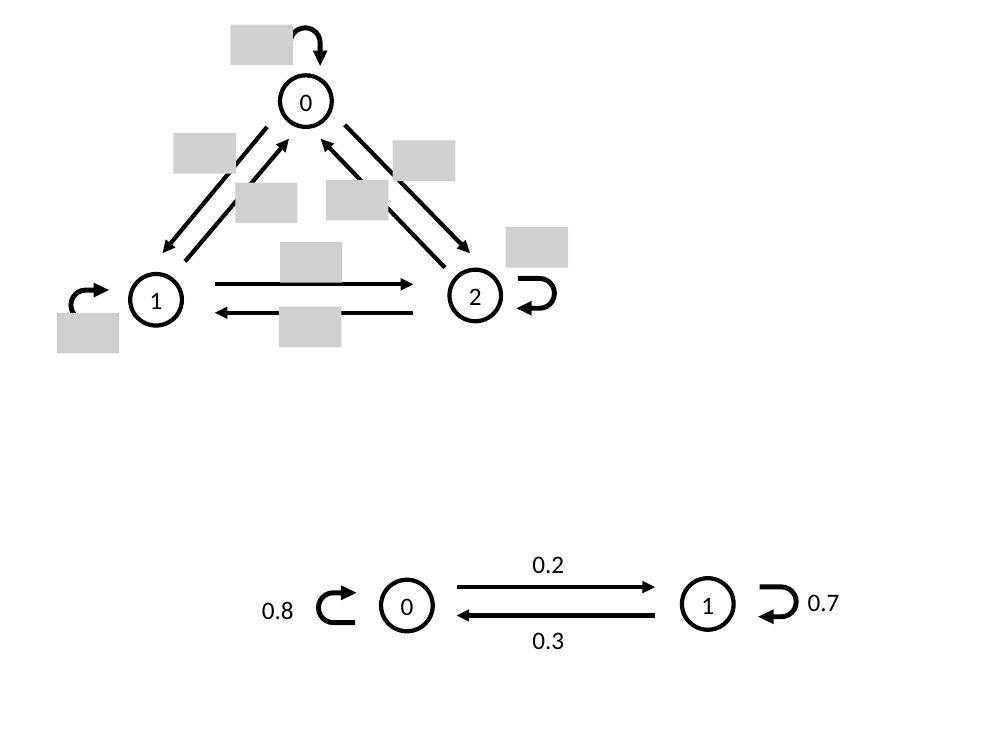
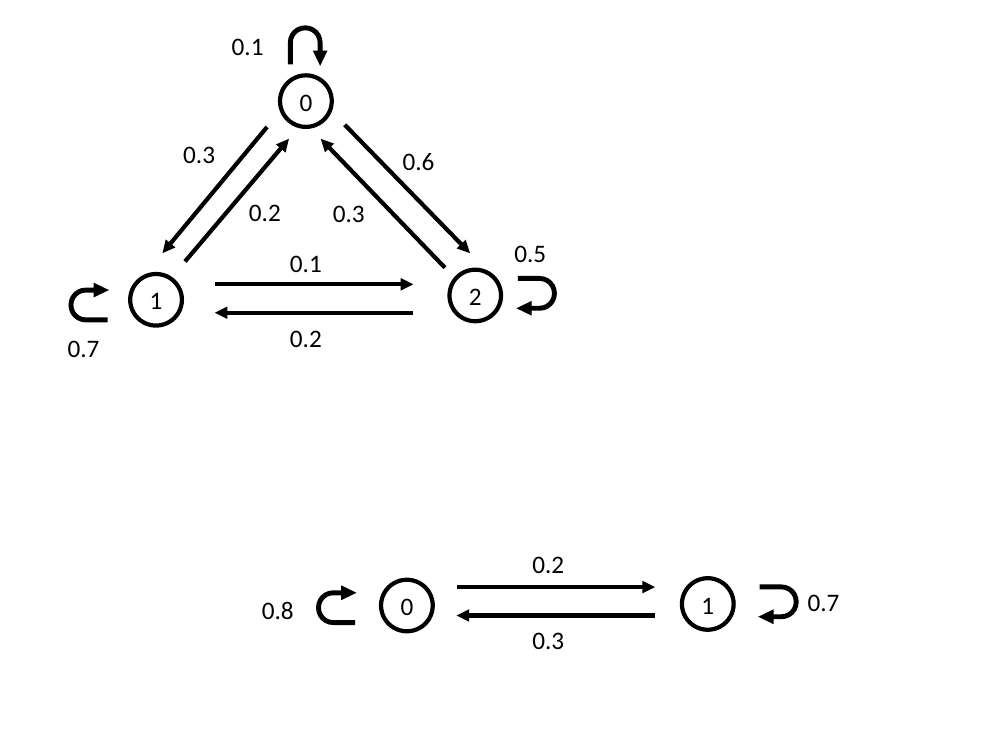
Before and after one commit to tnarizuka/modeling_simulation, a slide deck: slide 2 of figure/figure.pptx. Drawn at 1008x756 pixels with LibreOffice and Linux fonts; fonts in the diff are those of the drawing; grey boxes stand for pictures. Boxes give left, top, right and bottom in pixels: in the first picture for what was removed or moved away, otherwise in the second. Text is boxed around its words. In the diff, an @@ line names an element or a change of style, - is before the commit and + after.

```diff
--- a/figure/figure.pptx
+++ b/figure/figure.pptx
@@ picture removed at (x1=231, y1=24, x2=293, y2=65) @@
@@ text added at (x1=232, y1=38, x2=264, y2=55), 18 pt, text #000000 @@
+0.1
@@ picture removed at (x1=173, y1=133, x2=236, y2=173) @@
@@ text added at (x1=183, y1=146, x2=215, y2=163), 18 pt, text #000000 @@
+0.3
@@ picture removed at (x1=393, y1=140, x2=456, y2=180) @@
@@ picture removed at (x1=326, y1=179, x2=388, y2=220) @@
@@ text added at (x1=403, y1=153, x2=435, y2=170), 18 pt, text #000000 @@
+0.6
@@ picture removed at (x1=235, y1=182, x2=297, y2=223) @@
@@ text added at (x1=249, y1=204, x2=281, y2=221), 18 pt, text #000000 @@
+0.2
@@ text added at (x1=333, y1=205, x2=365, y2=222), 18 pt, text #000000 @@
+0.3
@@ picture removed at (x1=506, y1=227, x2=569, y2=267) @@
@@ picture removed at (x1=280, y1=242, x2=343, y2=282) @@
@@ text added at (x1=290, y1=255, x2=322, y2=272), 18 pt, text #000000 @@
+0.1
@@ text added at (x1=514, y1=245, x2=546, y2=262), 18 pt, text #000000 @@
+0.5
@@ picture removed at (x1=57, y1=312, x2=120, y2=353) @@
@@ picture removed at (x1=279, y1=306, x2=342, y2=347) @@
@@ text added at (x1=68, y1=340, x2=100, y2=357), 18 pt, text #000000 @@
+0.7
@@ text added at (x1=290, y1=330, x2=322, y2=347), 18 pt, text #000000 @@
+0.2
```
Also in this commit, not shown: 13 other files.
